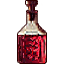
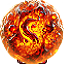
Before/after of a 64×64 layered artwork. What changed in the layer stack:
showed "DALL·E 2025-01-12 21.29.50 - An eldritch glowing orange amber rendered with a p…" over [0, 0, 64, 64]
